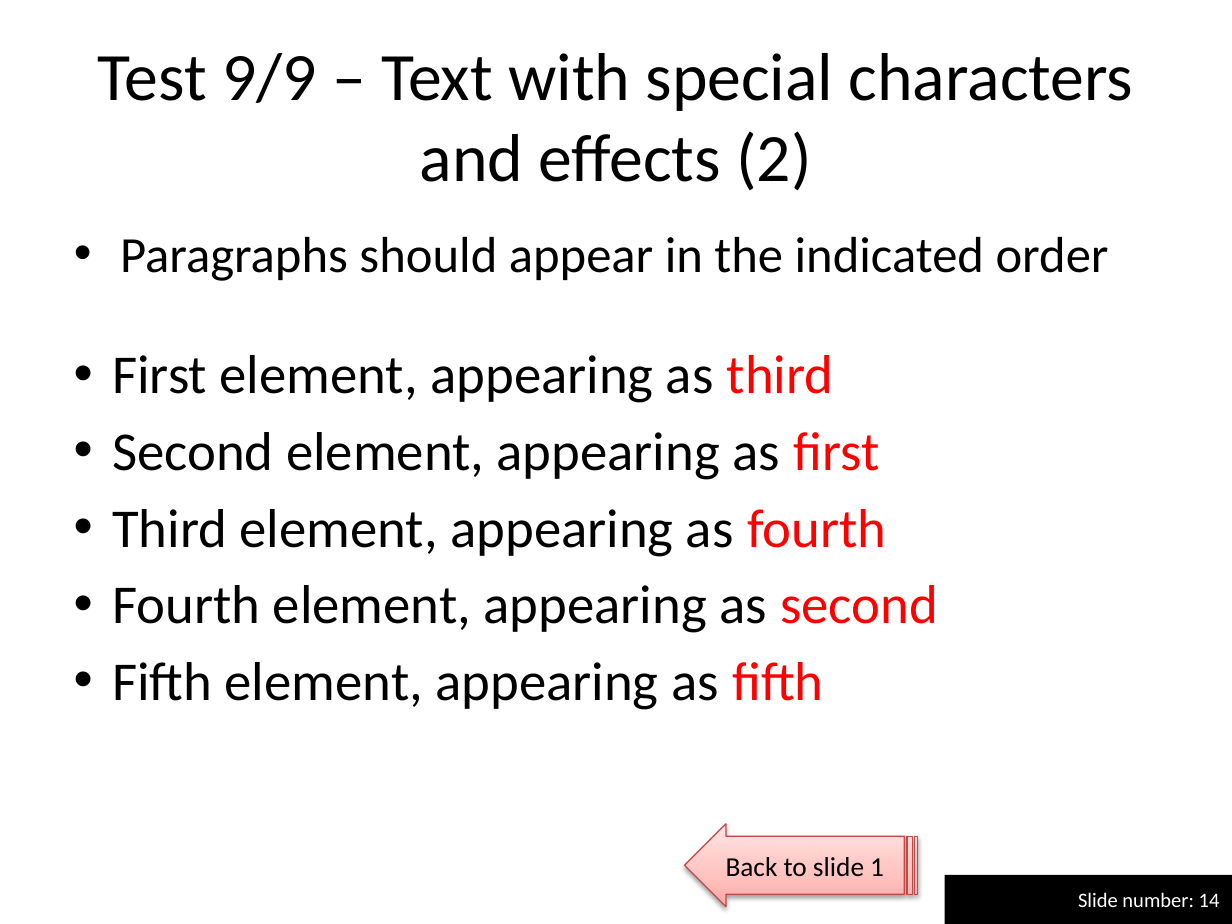
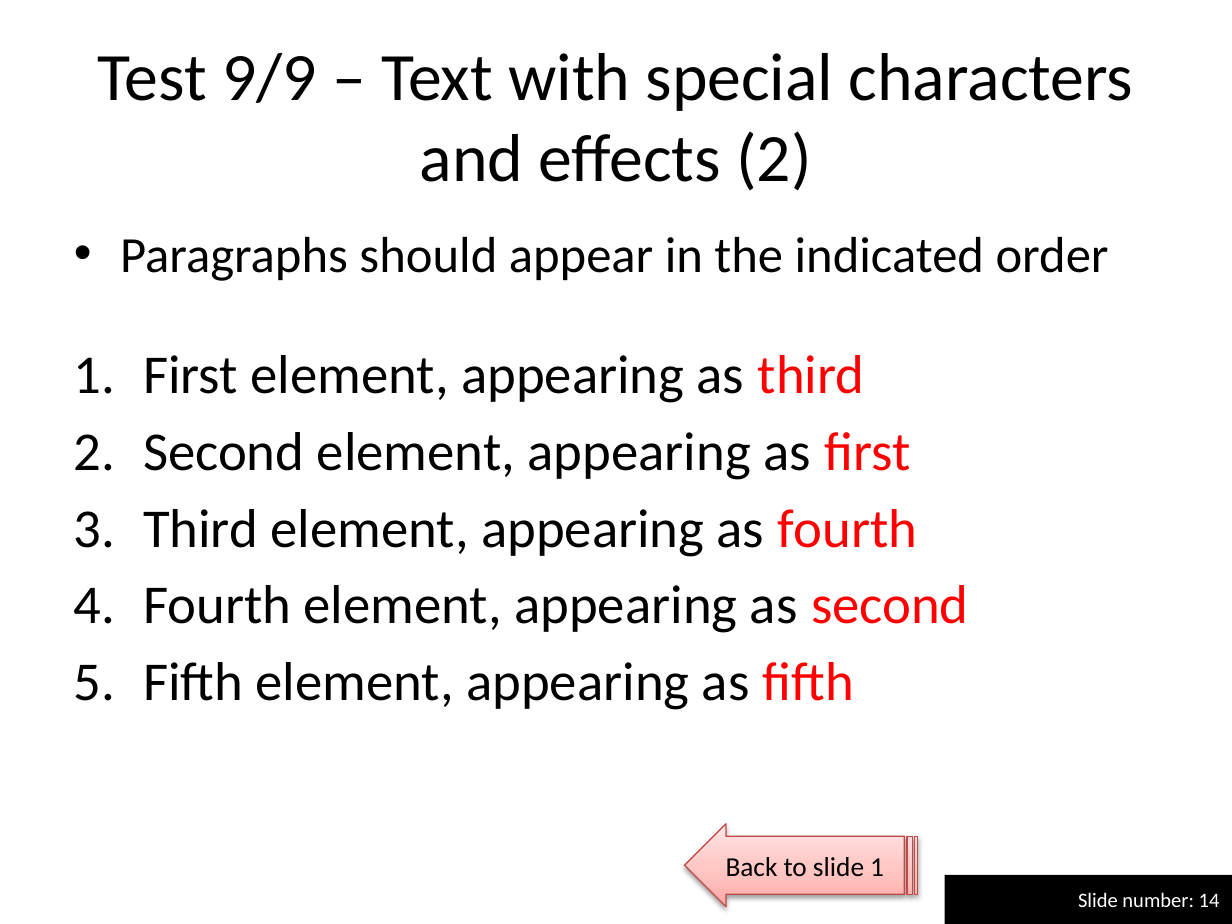
Before and after one commit to maxonthegit/PPspliT, a slide deck: slide 14 of src/PPT12+/PPspliT.pptm. Drawn at 1232x924 pixels with LibreOffice and Linux fonts; fonts in the diff are those of the drawing. Boxes give left, top, right and bottom in pixels: in the first picture for what was removed or moved away, otherwise in the second. Text is boxed around its words. In the diff, an @@ line names an element or a change of style, - is before the commit and + after.

Commit message:
Addressed issue #20 (handling of text with emojis)

```diff
--- a/src/PPT12+/PPspliT.pptm
+++ b/src/PPT12+/PPspliT.pptm
@@ text "First element, appearing as third" at <box>143,355,969,710</box>: bullet • to 1. @@
```
Also in this commit, not shown: 1 other slide changed, 1 other file.
